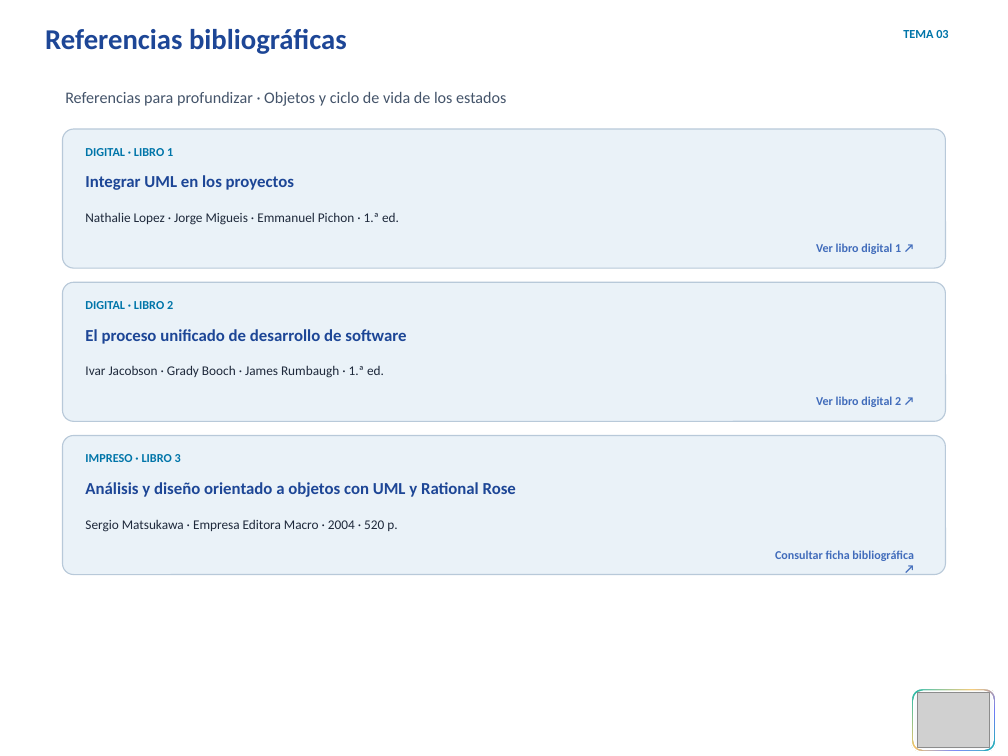
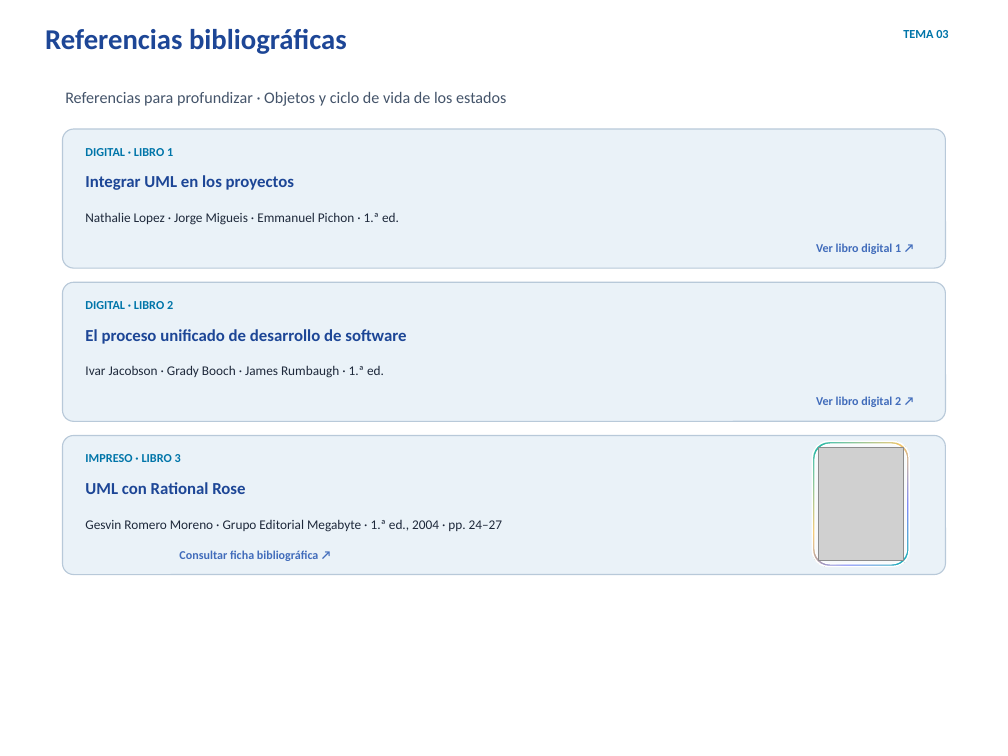
Before and after one commit to erickbravob/sistemas-informacion-i, a slide deck: slide 8 of materiales/actividad-1/tema-03-objetos-estados-v4.pptx. Drawn at 1008x756 pixels with LibreOffice and Linux fonts; fonts in the diff are those of the drawing; grey boxes stand for pictures; background and template pictures are left out. Boxes give left, top, right and bottom in pixels: in the first picture for what was removed or moved away, otherwise in the second. Text is boxed around its words. In the diff, an @@ line names an element or a change of style, - is before the commit and + after.

```diff
--- a/materiales/actividad-1/tema-03-objetos-estados-v4.pptx
+++ b/materiales/actividad-1/tema-03-objetos-estados-v4.pptx
@@ rounded rectangle added at box(812, 442, 909, 566), fill gradient #16B9B0 to #F5C66A to #6D7BF7, outline #FFFFFF 1.1 pt @@
@@ rounded rectangle: place and size @@
-rounded rectangle at box(911, 688, 996, 752)
+rounded rectangle at box(815, 445, 907, 564)
@@ rounded rectangle at box(815, 445, 907, 564): fill gradient #16B9B0 to #F5C66A to #6D7BF7 to #F8FAFC; outline #FFFFFF 1.1 pt to #FFFFFF 0.8 pt @@
@@ picture added at box(818, 448, 903, 560) @@
@@ text at box(85, 482, 245, 494): text changed @@
-Análisis y diseño orientado a objetos con UML y Rational Rose
+UML con Rational Rose
@@ text at box(85, 519, 502, 532): text changed @@
-Sergio Matsukawa · Empresa Editora Macro · 2004 · 520 p.
+Gesvin Romero Moreno · Grupo Editorial Megabyte · 1.ª ed., 2004 · pp. 24–27
@@ text "Consultar ficha bibliográfica ↗": place and size @@
-text "Consultar ficha bibliográfica ↗" at box(775, 550, 914, 561)
+text "Consultar ficha bibliográfica ↗" at box(179, 550, 319, 561)
@@ rounded rectangle removed at box(913, 691, 993, 750) @@
@@ picture removed at box(917, 694, 990, 748) @@
```
Also in this commit, not shown: 6 other slides changed, 3 other files.
